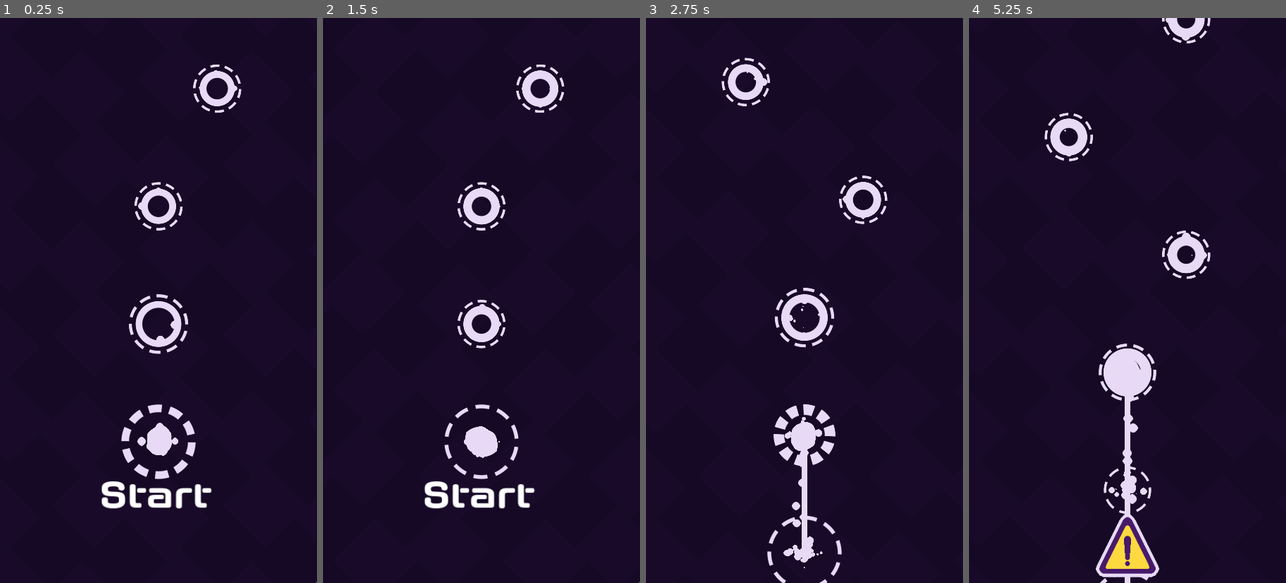
Above: before the commit, frames 1-4 (left to right).
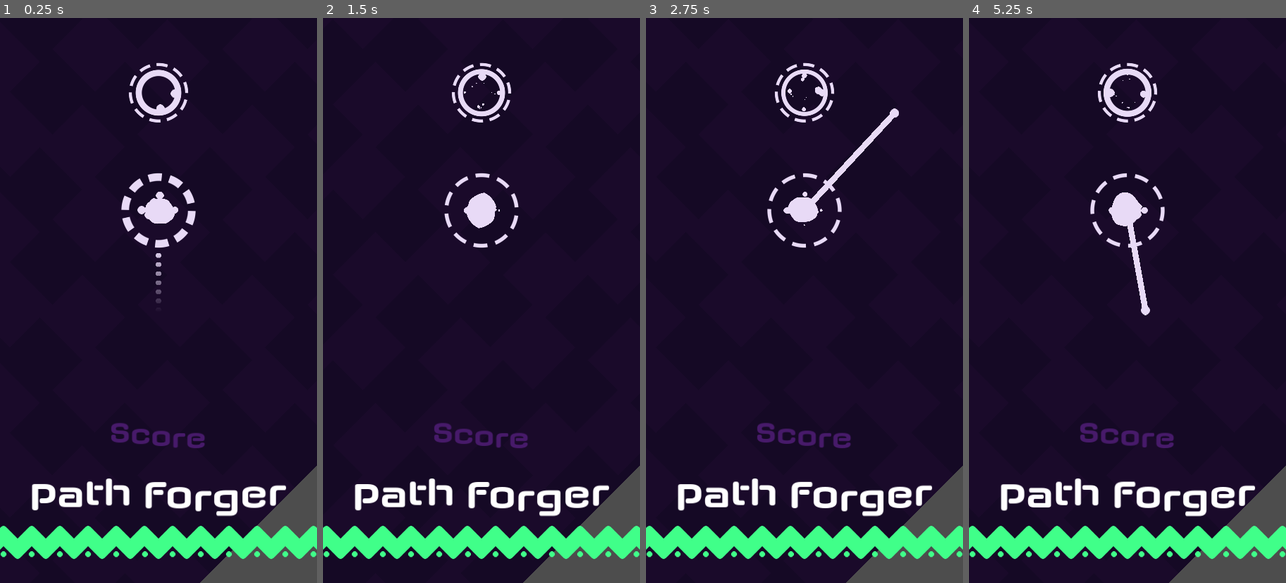
Above: after the commit, the same moments.

Repository: FrancoYudica/PathForger-GodotWildJam-04-2024
Game: Godot game, scene res://levels/level.tscn
Same seed, same stepped clock (60 frames per second), same inputs: the game is played once before the commit and once after it.
Inputs (mouse positions are in pixels of both pictures, inside the frame that each line leads up to):
- Up to frame 1 (0.25 s): no input
- Up to frame 2 (1.5 s): tap Enter (ui_accept) at 0.5, 0.77 s; move the mouse to (551, 272) at 0.52 s; press the mouse at (551, 272) at 0.53 s; hold D 0.53-1.28 s; move the mouse to (418, 328) at 1.27 s; release the mouse at (418, 328) at 1.28 s; hold S from 1.28 s (still down); tap F at 1.35 s; click (418, 328) at 1.42 s
- Up to frame 3 (2.75 s): tap Enter (ui_accept) at 1.52 s; move the mouse to (836, 176) at 2.02 s; release S at 2.03 s; hold D from 2.03 s (still down); tap Space at 2.1 s; click (836, 176) at 2.17 s
- Up to frame 4 (5.25 s): move the mouse to (1111, 413) at 2.77 s; release D at 2.78 s; hold W 2.78-3.53 s; click (1111, 413) at 2.85 s; tap Enter (ui_accept) at 3.02, 3.77, 4.52 s; move the mouse to (1222, 385) at 3.52 s; hold F 3.53-4.28 s; hold A 3.53-5.03 s; click (1222, 385) at 3.67 s; move the mouse to (1032, 215) at 4.27 s; tap Space at 4.35 s; click (1032, 215) at 4.42 s; move the mouse to (1143, 300) at 5.02 s; press the mouse at (1143, 300) at 5.03 s; hold S from 5.03 s (still down)

The runs differ from the first frame. In frame 1, 14% of the frame differs, in the area x 0-100%, y 7-100%; in frame 2, 13%; in frame 3, 14%; in frame 4, 16%, in the area x 0-100%, y 0-100%.

Commit message:
UI - Spawn - Aim

Diff:
--- a/entities/path_node/PathNode.gd
+++ b/entities/path_node/PathNode.gd
@@ -14,9 +14,16 @@
 ## Reached should be called when player is over the node
 func reached():
 	super.reached()
-	# Disables collider
+	disable()
+	sprite.reached()
+
+
+func enable():
+	$Area2D.collision_layer = 8
+
+func disable():
 	$Area2D.collision_layer = 0
-	sprite.reached()
+
 
 func left():
 	super.left()
--- a/entities/path_node/PathNodeSpriteSprite.gd
+++ b/entities/path_node/PathNodeSpriteSprite.gd
@@ -22,6 +22,13 @@
 	_tween.tween_property(outline, "scale", Vector2(1.3, 1.3), 0.1)
 	_tween.tween_property(body, "scale", Vector2(1, 1), 0.1)
 	_tween.tween_method(_set_body_radius, .75, 0.5, .5)
+
+func _exit_tree():
+
+	if _tween != null:
+		_tween.stop()
+		_tween = null
+
 
 func reached():
 	if _tween != null:
--- a/entities/path_node/path_node.tscn
+++ b/entities/path_node/path_node.tscn
@@ -90,6 +90,7 @@
 
 [node name="CPUParticles2D" type="CPUParticles2D" parent="."]
 amount = 16
+local_coords = true
 texture = ExtResource("4_pni3d")
 emission_shape = 5
 emission_points = PackedVector2Array(30, 0, -30, 0, 0, 30, 0, -30)
--- a/entities/player/Player.gd
+++ b/entities/player/Player.gd
@@ -2,6 +2,8 @@
 class_name Player
 
 signal death
+signal hooked_something()
+signal spawned
 
 @onready var line_path: Line2D = $LinePath
 @onready var sprite = $PlayerSprite
@@ -9,19 +11,53 @@
 @onready var state_machine: PlayerStateMachine = $PlayerStateMachine
 @onready var raycast: PlayerRaycast = $PlayerRayCast2D
 @onready var hitbox_area = $CollisionArea2D
+
 @export var click_buffering_ms: int = 300
 @export var score: int = 0
+@export var start_path_node: PathNode
 
 var current_hookable: Hookable = null
 var last_buffered_time_ms = 0
 var direction: Vector2 = Vector2.UP
-var rotating: bool = true
 var stick_to_hookable: bool = true
+
+var _packed_spawn_vfx = load("res://entities/vfx/player_spawn_vfx.tscn")
+
+func respawn():
+
+	# Sets position to spawn point
+	global_position = start_path_node.global_position
+	line_path.clear_points()
+	line_path.add_point(position)
+
+	# Spawn VFX
+	var spawn_vfx: VFX = _packed_spawn_vfx.instantiate()
+	spawn_vfx.global_position = global_position
+	get_parent().add_child(spawn_vfx)
+	spawn_vfx.begin()
+	await spawn_vfx.finished
+
+	hook.hide()
+	sprite.show()
+
+	# Reset hookable and hitbox mask
+	current_hookable = null
+	hitbox_area.collision_mask = 16
+
+	# Scales player to it's size
+	sprite.scale = Vector2.ZERO
+	create_tween().tween_property(sprite, "scale", Vector2.ONE, 0.1)
+
+	spawned.emit()
+
+	state_machine.force_transition("idle")
 
 func set_current_hookable(hookable: Hookable):
 	if current_hookable != null:
 		current_hookable.left()
 	current_hookable = hookable
+	if current_hookable != null:
+		hooked_something.emit()
 
 func death_by_obstacle():
 	death.emit()
@@ -37,10 +73,11 @@
 	# Last point position in player
 	line_path.set_point_position(line_path.points.size() - 1, position)
 
-	if rotating:
-		look_at(get_global_mouse_position())
-		direction = (get_global_mouse_position() - global_position).normalized()
-
 func _physics_process(delta):
 	if current_hookable != null and stick_to_hookable and current_hookable.has_player_over:
 		global_position = current_hookable.get_intersection_point()
+
+
+func _on_collision_area_2d_area_entered(area):
+	state_machine.force_transition("death")
+	death_by_obstacle()
--- a/entities/player/player.tscn
+++ b/entities/player/player.tscn
@@ -10,8 +10,10 @@
 [ext_resource type="Script" path="res://entities/player/states/try_connection.gd" id="5_hxtbh"]
 [ext_resource type="Script" path="res://entities/player/states/idle.gd" id="6_3yq2p"]
 [ext_resource type="Texture2D" uid="uid://dvlklia76dygh" path="res://entities/player/player_sprite.png" id="6_8xn8k"]
+[ext_resource type="Shader" path="res://resources/aim.gdshader" id="12_0w08f"]
 [ext_resource type="Shader" path="res://entities/player/blob.gdshader" id="12_pk4j0"]
 [ext_resource type="Script" path="res://entities/player/states/death.gd" id="12_u83wh"]
+[ext_resource type="Texture2D" uid="uid://bjc7pwj1e4n44" path="res://art/textures/aim/aim_32.png" id="13_8qt0d"]
 
 [sub_resource type="ShaderMaterial" id="ShaderMaterial_p3vjy"]
 shader = ExtResource("12_pk4j0")
@@ -40,6 +42,12 @@
 [sub_resource type="Curve" id="Curve_l5teo"]
 _data = [Vector2(0, 0), 0.0, 0.0, 0, 0, Vector2(0.333333, 1), 0.0, 0.0, 0, 0, Vector2(1, 0), 0.0, 0.0, 0, 0]
 point_count = 3
+
+[sub_resource type="ShaderMaterial" id="ShaderMaterial_wm8hw"]
+shader = ExtResource("12_0w08f")
+shader_parameter/speed = 5.0
+shader_parameter/segments_count = 7
+shader_parameter/color = Color(0.909804, 0.854902, 0.964706, 1)
 
 [sub_resource type="CircleShape2D" id="CircleShape2D_i8uns"]
 radius = 15.0333
@@ -143,6 +151,16 @@
 [node name="idle" type="Node2D" parent="PlayerStateMachine"]
 script = ExtResource("6_3yq2p")
 
+[node name="AimHint" type="Node2D" parent="PlayerStateMachine/idle"]
+
+[node name="Sprite2D" type="Sprite2D" parent="PlayerStateMachine/idle/AimHint"]
+modulate = Color(0.909804, 0.854902, 0.964706, 1)
+texture_repeat = 2
+material = SubResource("ShaderMaterial_wm8hw")
+position = Vector2(119, 0)
+scale = Vector2(3.375, 0.3)
+texture = ExtResource("13_8qt0d")
+
 [node name="death" type="Node2D" parent="PlayerStateMachine"]
 script = ExtResource("12_u83wh")
 
@@ -157,4 +175,3 @@
 [node name="RaycastOriginMarker2D" type="Marker2D" parent="."]
 
 [connection signal="area_entered" from="CollisionArea2D" to="." method="_on_collision_area_2d_area_entered"]
-[connection signal="area_entered" from="CollisionArea2D" to="PlayerStateMachine/translate" method="_on_collision_area_2d_area_entered"]
--- a/entities/player/states/death.gd
+++ b/entities/player/states/death.gd
@@ -6,10 +6,9 @@
 	player.sprite.hide()
 	player.hook.hide()
 	player.stick_to_hookable = false
-	player.rotating = false
 
 	var vfx = packed_death_vfx.instantiate()
 	add_child(vfx)
 
 func _state_exit():
-	print("Exiting death!!")
+	pass
--- a/entities/player/states/idle.gd
+++ b/entities/player/states/idle.gd
@@ -1,11 +1,15 @@
 extends PlayerStateMachineNode
+
+@onready var aim_hint = $AimHint
 
 func _state_enter():
 	player.stick_to_hookable = true
-	player.rotating = true
+	aim_hint.show()
+	aim_hint.scale.x = 0.0
+	create_tween().tween_property(aim_hint, "scale", Vector2.ONE, 0.15)
 
 func _state_exit():
-	pass
+	aim_hint.hide()
 
 func _state_input(event: InputEvent):
 	if event.is_action_pressed("click"):
@@ -17,3 +21,5 @@
 	var elapsed = Time.get_ticks_msec() - player.last_buffered_time_ms
 	if elapsed <= player.click_buffering_ms:
 		transition("throw_hook")
+
+	aim_hint.look_at(get_global_mouse_position())
--- a/entities/player/states/translate.gd
+++ b/entities/player/states/translate.gd
@@ -13,9 +13,6 @@
 	path_particles.emitting = true
 	# Unliks previous hookable so it can move
 	player.stick_to_hookable = false
-
-	# Allows rotation to aim for netxt node
-	player.rotating = true
 
 	_start_position = player.global_position
 
@@ -33,6 +30,9 @@
 	hook.head_global_position = player.current_hookable.get_intersection_point()
 
 func _state_exit():
+	if _position_tween != null:
+		_position_tween.stop()
+
 	path_particles.emitting = false
 	player.hook.hide()
 
@@ -46,8 +46,3 @@
 		player.current_hookable.get_intersection_point(),
 		position_interpolation_curve.sample(t)
 	)
-
-func _on_collision_area_2d_area_entered(area):
-	transition("death")
-	player.death_by_obstacle()
-	_position_tween.stop()
--- a/entities/player/states/try_connection.gd
+++ b/entities/player/states/try_connection.gd
@@ -10,7 +10,6 @@
 var _hook_length: float = 0.0
 
 func _state_enter():
-	player.rotating = false
 
 	player.hook.show()
 
--- a/entities/pressure_spikes.tscn
+++ b/entities/pressure_spikes.tscn
@@ -5,13 +5,14 @@
 [ext_resource type="Texture2D" uid="uid://co3sw20t7h2v0" path="res://art/textures/pressure_spikes.png" id="3_kbgbr"]
 
 [sub_resource type="Curve" id="Curve_uoijn"]
-_data = [Vector2(0, 0.524518), 0.0, 1.34703, 0, 0, Vector2(0.899142, 0.827572), -1.08217, -1.08217, 0, 0, Vector2(1, 0), -5.46095, 0.0, 0, 0]
+_data = [Vector2(0, 0.984766), 0.0, -0.2088, 0, 0, Vector2(0.899142, 0.939063), 0.115435, 0.115435, 0, 0, Vector2(1, 0), -5.46095, 0.0, 0, 0]
 point_count = 3
 
 [node name="PressureSpikes" type="Node2D"]
 position = Vector2(270, 446)
 script = ExtResource("1_nvsml")
 speed_curve = SubResource("Curve_uoijn")
+pressure_duration_ms = 5000
 
 [node name="Timer" type="Timer" parent="."]
 wait_time = 5.0
--- /dev/null
+++ b/entities/vfx/VFX.gd
@@ -0,0 +1,12 @@
+extends Node2D
+class_name VFX
+
+signal finished
+
+func begin():
+	pass
+
+
+func end():
+	finished.emit()
+	queue_free()
--- a/entities/vfx/player_death_vfx.gd
+++ b/entities/vfx/player_death_vfx.gd
@@ -2,11 +2,10 @@
 
 
 func _ready():
+	$Ring.emitting = true
+
 	emitting = true
 	$Ring.emitting = true
-	#thin_circle.scale = Vector2.ZERO
-	#var circle_tween = create_tween()
-	#circle_tween.tween_property(thin_circle, "scale", Vector2(2, 2), 0.5)
 
 func _on_finished():
 	queue_free()
--- /dev/null
+++ b/entities/vfx/player_spawn_vfx.gd
@@ -0,0 +1,12 @@
+extends VFX
+
+@onready var ring := $Ring
+@onready var particles := $CPUParticles2D
+
+func begin():
+	ring.emitting = true
+	await ring.finished
+	finished.emit()
+	particles.emitting = true
+	await particles.finished
+	queue_free()
--- /dev/null
+++ b/entities/vfx/player_spawn_vfx.tscn
@@ -0,0 +1,54 @@
+[gd_scene load_steps=8 format=3 uid="uid://d124l2n1o6w4g"]
+
+[ext_resource type="Script" path="res://entities/vfx/player_spawn_vfx.gd" id="1_rnemw"]
+[ext_resource type="Texture2D" uid="uid://k2y3o3rwvuvw" path="res://art/textures/vfx/directional_particle_32.png" id="1_wx1fw"]
+[ext_resource type="Texture2D" uid="uid://c2g6nmy8ltuyq" path="res://art/textures/vfx/large_vfx_circle_512.png" id="3_emk0g"]
+
+[sub_resource type="Curve" id="Curve_4rqwf"]
+_data = [Vector2(0, 1), 0.0, 0.0, 0, 0, Vector2(1, 0), 0.0, 0.0, 0, 0]
+point_count = 2
+
+[sub_resource type="Gradient" id="Gradient_i8oqy"]
+offsets = PackedFloat32Array(0, 0.530516, 1)
+colors = PackedColorArray(0.909804, 0.854902, 0.964706, 0, 0.909804, 0.854902, 0.964706, 1, 0.909804, 0.854902, 0.964706, 1)
+
+[sub_resource type="Curve" id="Curve_6rulo"]
+max_value = 100.0
+_data = [Vector2(0, 1), 0.0, 0.0, 0, 0, Vector2(1, 7.45033), 0.0, 0.0, 0, 0]
+point_count = 2
+
+[sub_resource type="Curve" id="Curve_bgp3u"]
+_data = [Vector2(0, 1), 0.0, 0.0, 0, 0, Vector2(1, 0.0153146), 0.0, 0.0, 0, 0]
+point_count = 2
+
+[node name="PlayerSpawnVFXParticles" type="Node2D"]
+modulate = Color(0.909804, 0.854902, 0.964706, 1)
+script = ExtResource("1_rnemw")
+
+[node name="Ring" type="CPUParticles2D" parent="."]
+emitting = false
+amount = 1
+one_shot = true
+texture = ExtResource("3_emk0g")
+gravity = Vector2(0, 0)
+scale_amount_min = 2.0
+scale_amount_max = 2.0
+scale_amount_curve = SubResource("Curve_4rqwf")
+color_ramp = SubResource("Gradient_i8oqy")
+
+[node name="CPUParticles2D" type="CPUParticles2D" parent="."]
+emitting = false
+amount = 16
+one_shot = true
+explosiveness = 0.89
+texture = ExtResource("1_wx1fw")
+emission_shape = 1
+emission_sphere_radius = 1.0
+particle_flag_align_y = true
+spread = 180.0
+gravity = Vector2(0, 0)
+initial_velocity_min = 100.0
+initial_velocity_max = 700.0
+damping_curve = SubResource("Curve_6rulo")
+scale_amount_max = 2.0
+scale_amount_curve = SubResource("Curve_bgp3u")
--- a/levels/LevelBuilder.gd
+++ b/levels/LevelBuilder.gd
@@ -2,8 +2,7 @@
 
 @onready var first_path_node: PathNode = $FirstPathNode
 @onready var level_generator: SegmentGenerator = $GeneratorPicker
-@onready var camera = $"../MainCamera"
-
+@export var level: Level
 @export var viewport_height = 960
 @export var dynamic_difficulty_curve: Curve
 
@@ -13,14 +12,26 @@
 
 var _segments: Array[LevelSegment] = []
 
+func restart():
+
+	# Clears all segments
+	for segment in _segments:
+		remove_child(segment)
+
+	_segments.clear()
+
+	_top_position = first_path_node.position
+	_top_position.y -= Globals.vertical_gap + 50
+	first_path_node.focused = true
+	first_path_node.enable()
+
 func _ready():
-	_top_position = first_path_node.position
-	_top_position.y -= Globals.vertical_gap
+	restart()
 
 func _process(_delta):
 
 	# When it's time to generate a new segment
-	if camera.position.y - viewport_height / 2 - _top_position.y < edge_height:
+	if level.camera.position.y - viewport_height / 2 - _top_position.y < edge_height:
 		_add_random_segment()
 
 	_try_remove_traversed_segments()
@@ -45,7 +56,7 @@
 
 		# Tests visibility for all segments
 		var segment_top = segment.global_position.y - segment.segment_height - _extra_safety_height
-		if segment_top > camera.position.y + viewport_height / 2:
+		if segment_top > level.camera.position.y + viewport_height / 2:
 
 			# Removes segment when not visible
 			_segments.erase(segment)
--- a/levels/PressureSpikes.gd
+++ b/levels/PressureSpikes.gd
@@ -13,9 +13,6 @@
 @onready var timer = $Timer
 var _t: float = 0
 var _running = false
-
-func _ready():
-	timer.start()
 
 func start():
 	timer.start()
--- a/levels/level.gd
+++ b/levels/level.gd
@@ -3,9 +3,10 @@
 
 @onready var player: Player = $Player
 @onready var camera := $MainCamera
-@onready var start_camera: PhantomCamera2D = $StartPhantomCamera2D2
+@onready var menu_phantom_camera: PhantomCamera2D = $StartPhantomCamera2D2
 @onready var pressure_spikes = $PressureSpikes
 @onready var state_machine: StateMachine = $LevelStateMachine
+@onready var level_builder := $LevelBuilder
 
 @export var max_player_score: int = 1000
 
--- a/levels/level.tscn
+++ b/levels/level.tscn
@@ -148,6 +148,7 @@
 
 [node name="Level" type="Node2D"]
 script = ExtResource("1_gbe2q")
+max_player_score = 150
 
 [node name="ParallaxBackground" type="ParallaxBackground" parent="."]
 
@@ -179,7 +180,7 @@
 }
 
 [node name="MainCamera" type="Camera2D" parent="."]
-position = Vector2(270, -240)
+position = Vector2(270, 153)
 limit_left = 0
 limit_right = 540
 script = ExtResource("5_swkql")
@@ -195,9 +196,10 @@
 script = ExtResource("8_5w875")
 wants_to_fix_intersection = false
 
-[node name="Player" parent="." instance=ExtResource("7_fcahg")]
+[node name="Player" parent="." node_paths=PackedStringArray("start_path_node") instance=ExtResource("7_fcahg")]
 position = Vector2(270, 0)
 score = 10
+start_path_node = NodePath("../StartPathNode")
 
 [node name="PhantomCamera2D" type="Node2D" parent="."]
 position = Vector2(270, -240)
@@ -227,7 +229,7 @@
 position = Vector2(270, 153)
 script = ExtResource("6_c8hyj")
 priority_override = false
-priority = 0
+priority = 2
 zoom = Vector2(1, 1)
 follow_mode = 0
 frame_preview = true
@@ -243,8 +245,11 @@
 tween_on_load = true
 inactive_update_mode = 0
 
-[node name="LevelBuilder" type="Node2D" parent="."]
+[node name="PressureSpikes" parent="." instance=ExtResource("30_rtuar")]
+
+[node name="LevelBuilder" type="Node2D" parent="." node_paths=PackedStringArray("level")]
 script = ExtResource("11_gospp")
+level = NodePath("..")
 dynamic_difficulty_curve = SubResource("Curve_rtlm2")
 
 [node name="FirstPathNode" parent="LevelBuilder" instance=ExtResource("9_fy437")]
@@ -269,36 +274,66 @@
 [node name="LevelStateMachine" type="Node2D" parent="." node_paths=PackedStringArray("level")]
 script = ExtResource("29_dtp6c")
 level = NodePath("..")
-initial_state_name = "playing"
+initial_state_name = "menu"
 
 [node name="menu" type="Node2D" parent="LevelStateMachine"]
 script = ExtResource("30_ur5ev")
 
+[node name="MenuUICanvasLayer" type="CanvasLayer" parent="LevelStateMachine/menu"]
+layer = 3
+
+[node name="LocalUIControl" type="Control" parent="LevelStateMachine/menu/MenuUICanvasLayer"]
+layout_mode = 3
+anchors_preset = 15
+anchor_right = 1.0
+anchor_bottom = 1.0
+grow_horizontal = 2
+grow_vertical = 2
+
+[node name="TitleRichTextLabel" type="RichTextLabel" parent="LevelStateMachine/menu/MenuUICanvasLayer/LocalUIControl"]
+layout_mode = 1
+anchors_preset = 7
+anchor_left = 0.5
+anchor_top = 1.0
+anchor_right = 0.5
+anchor_bottom = 1.0
+offset_left = -278.0
+offset_top = -192.0
+offset_right = 278.0
+offset_bottom = -112.0
+grow_horizontal = 2
+grow_vertical = 0
+theme_override_fonts/normal_font = ExtResource("13_ftpfa")
+theme_override_font_sizes/normal_font_size = 64
+bbcode_enabled = true
+text = "[p align=center][wave amp=50.0 freq=5.0 connected=1]Path Forger[/wave][/p]
+"
+
+[node name="ScoreRichTextLabel" type="RichTextLabel" parent="LevelStateMachine/menu/MenuUICanvasLayer/LocalUIControl"]
+modulate = Color(0.278431, 0.101961, 0.415686, 1)
+layout_mode = 1
+anchors_preset = 7
+anchor_left = 0.5
+anchor_top = 1.0
+anchor_right = 0.5
+anchor_bottom = 1.0
+offset_left = -278.0
+offset_top = -282.0
+offset_right = 278.0
+offset_bottom = -202.0
+grow_horizontal = 2
+grow_vertical = 0
+theme_override_fonts/normal_font = ExtResource("13_ftpfa")
+theme_override_font_sizes/normal_font_size = 48
+bbcode_enabled = true
+text = "[p align=center][wave amp=50.0 freq=5.0 connected=1]Score[/wave][/p]
+"
+
 [node name="playing" type="Node2D" parent="LevelStateMachine"]
 script = ExtResource("31_60qto")
 
 [node name="death" type="Node2D" parent="LevelStateMachine"]
 script = ExtResource("32_iv6fc")
-
-[node name="PressureSpikes" parent="." instance=ExtResource("30_rtuar")]
-
-[node name="LocalUIControl" type="Control" parent="."]
-layout_mode = 3
-anchors_preset = 0
-offset_right = 40.0
-offset_bottom = 40.0
-
-[node name="Label" type="Label" parent="LocalUIControl"]
-layout_mode = 0
-offset_left = 170.0
-offset_top = 48.0
-offset_right = 360.0
-offset_bottom = 125.0
-theme_override_fonts/font = ExtResource("13_ftpfa")
-theme_override_font_sizes/font_size = 64
-text = "Start"
-horizontal_alignment = 1
-vertical_alignment = 1
 
 [node name="UICanvasLayer" type="CanvasLayer" parent="."]
 
@@ -321,7 +356,7 @@
 offset_left = -270.0
 offset_top = -128.0
 offset_right = 270.0
-offset_bottom = 0.00561523
+offset_bottom = 0.00585938
 grow_horizontal = 2
 grow_vertical = 0
 script = ExtResource("32_bbjcv")
@@ -337,4 +372,5 @@
 }
 
 [connection signal="death" from="Player" to="LevelStateMachine/playing" method="_on_player_death"]
+[connection signal="hooked_something" from="Player" to="LevelStateMachine/menu" method="_on_player_hooked_something"]
 [connection signal="activating" from="PressureSpikes" to="UICanvasLayer/Control/PressureWarning" method="_on_pressure_spikes_activating"]
--- a/levels/states/DeathState.gd
+++ b/levels/states/DeathState.gd
@@ -8,11 +8,15 @@
 	await get_tree().create_timer(1).timeout
 
 	# Travels to origin
-	level.start_camera.set_priority(2)
+	level.menu_phantom_camera.set_priority(2)
 	var tween_duration = level.player.score / 30.0
-	level.start_camera.set_tween_duration(tween_duration)
+	level.menu_phantom_camera.set_tween_duration(tween_duration)
 
 	await get_tree().create_timer(tween_duration).timeout
 
+	level.camera.shake()
+
+	level.player.respawn()
+
 	# Todo adds new player
 	transition("menu")
--- a/levels/states/GameState.gd
+++ b/levels/states/GameState.gd
@@ -1,10 +1,10 @@
 extends LevelStateMachineNode
 
 func _state_enter():
-	pass
+	level.pressure_spikes.start()
 
 func _state_exit():
-	pass
+	level.pressure_spikes.stop()
 
 func _state_input(_event: InputEvent):
 	pass
--- a/levels/states/PlayingState.gd
+++ b/levels/states/PlayingState.gd
@@ -1,13 +1,23 @@
 extends LevelStateMachineNode
 
+@onready var menu_ui = $MenuUICanvasLayer/LocalUIControl
+
 func _state_enter():
-	pass
+	menu_ui.show()
+	level.menu_phantom_camera.set_priority(2)
+	level.pressure_spikes.position.y = level.menu_phantom_camera.position.y + 960 * 0.5 - 100
+	level.level_builder.restart()
+
 
 func _state_exit():
-	pass
+	menu_ui.hide()
+	level.menu_phantom_camera.set_priority(0)
 
 func _state_input(_event: InputEvent):
 	pass
 
 func _state_process(_delta):
 	pass
+
+func _on_player_hooked_something():
+	transition("playing")
--- /dev/null
+++ b/resources/aim.gdshader
@@ -0,0 +1,23 @@
+shader_type canvas_item;
+
+uniform float speed = 1.0f;
+uniform int segments_count = 10;
+uniform vec4 color: source_color = vec4(1.0f);
+
+void vertex() {
+	// Called for every vertex the material is visible on.
+}
+
+void fragment() {
+	vec2 uv = UV;
+	uv.x *= float(segments_count);
+	vec4 texture_color = texture(TEXTURE, uv - vec2(TIME * speed, 0.0));
+	COLOR = texture_color * color;
+	COLOR.a *= 1.0 - UV.x;
+	// Called for every pixel the material is visible on.
+}
+
+//void light() {
+	// Called for every pixel for every light affecting the CanvasItem.
+	// Uncomment to replace the default light processing function with this one.
+//}
Binary file added: art/textures/aim/aim_32.aseprite
Not shown, added: art/textures/aim/aim_32.aseprite.import
Binary file added: art/textures/aim/aim_32.png
Not shown, added: art/textures/aim/aim_32.png.import
Binary file added: art/textures/obstacles/spikes_square_128.aseprite
Not shown, added: art/textures/obstacles/spikes_square_128.aseprite.import
Binary file added: art/textures/obstacles/spikes_square_128.png
Not shown, added: art/textures/obstacles/spikes_square_128.png.import
Binary file added: art/textures/vfx/directional_particle_32.aseprite
Not shown, added: art/textures/vfx/directional_particle_32.aseprite.import
Binary file added: art/textures/vfx/directional_particle_32.png
Not shown, added: art/textures/vfx/directional_particle_32.png.import
(and 1 more such lines)
